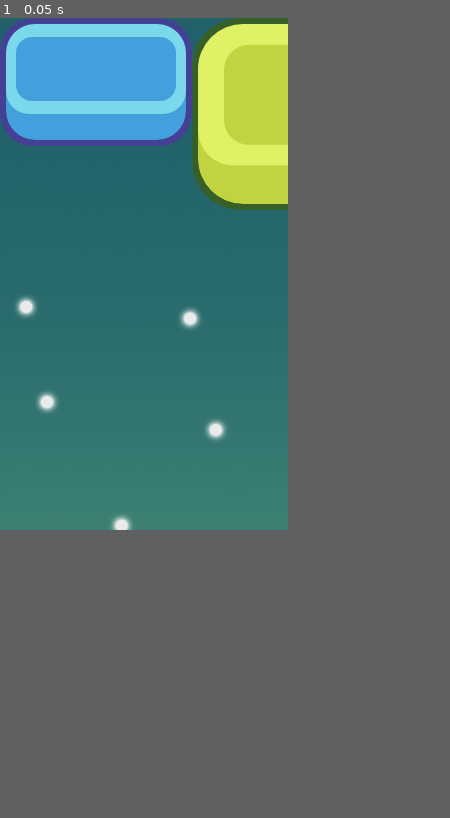
Above: before the commit, frame 1.
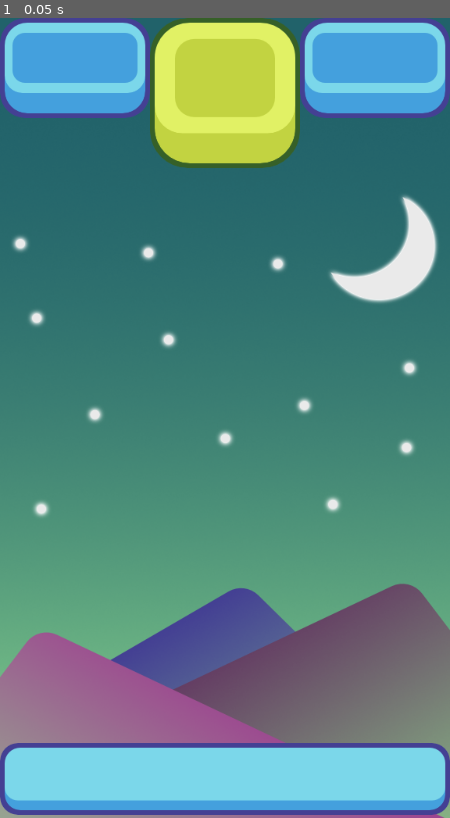
Above: after the commit, the same moment.

Repository: bip-bop-developers/godot-match-3
Game: Godot game, scene res://Scenes/game_window.tscn
Same seed, same stepped clock (60 frames per second), same inputs: the game is played once before the commit and once after it. Before the commit the project has no main scene; this scene is started directly in both runs.
Inputs:
- Up to frame 1 (0.05 s): no input
In our replay, the window is 288x512 before the commit and 450x800 after it. These sizes can differ from the game's own. Grey fills any space a smaller window leaves; there, only what the larger window draws over its background counts as a difference.

The runs differ from the first frame. In frame 1, 60% of the frame differs, in the area x 0-100%, y 0-100%.

Commit message:
feat: implement tutorial 3
Pieces grid script initialised and pieces name parameterized

Diff:
--- a/Scenes/blue_piece.tscn
+++ b/Scenes/blue_piece.tscn
@@ -4,6 +4,7 @@
 [ext_resource path="res://art/pieces/Blue Piece.png" type="Texture" id=2]
 
 [node name="blue_piece" instance=ExtResource( 1 )]
+color = "blue"
 
 [node name="Sprite" parent="." index="0"]
 texture = ExtResource( 2 )
--- a/Scenes/game_window.tscn
+++ b/Scenes/game_window.tscn
@@ -1,8 +1,9 @@
-[gd_scene load_steps=4 format=2]
+[gd_scene load_steps=5 format=2]
 
 [ext_resource path="res://art/background 2.png" type="Texture" id=1]
 [ext_resource path="res://art/Top UI v 2.png" type="Texture" id=2]
 [ext_resource path="res://art/Bottom UI v 2.png" type="Texture" id=3]
+[ext_resource path="res://Scripts/grid.gd" type="Script" id=4]
 
 [node name="game_window" type="Node2D"]
 
@@ -30,3 +31,11 @@
 __meta__ = {
 "_edit_use_anchors_": false
 }
+
+[node name="grid" type="Node2D" parent="."]
+script = ExtResource( 4 )
+width = 8
+height = 10
+x_start = 64
+y_start = 800
+offset = 64
--- a/Scenes/green_piece.tscn
+++ b/Scenes/green_piece.tscn
@@ -4,6 +4,7 @@
 [ext_resource path="res://art/pieces/Green Piece.png" type="Texture" id=2]
 
 [node name="green_piece" instance=ExtResource( 1 )]
+color = "green"
 
 [node name="Sprite" parent="." index="0"]
 texture = ExtResource( 2 )
--- a/Scenes/light_green_piece.tscn
+++ b/Scenes/light_green_piece.tscn
@@ -4,6 +4,7 @@
 [ext_resource path="res://art/pieces/Light Green Piece.png" type="Texture" id=2]
 
 [node name="light_green_piece" instance=ExtResource( 1 )]
+color = "light_green"
 
 [node name="Sprite" parent="." index="0"]
 texture = ExtResource( 2 )
--- a/Scenes/orange_piece.tscn
+++ b/Scenes/orange_piece.tscn
@@ -4,6 +4,7 @@
 [ext_resource path="res://art/pieces/Orange Piece.png" type="Texture" id=2]
 
 [node name="orange_piece" instance=ExtResource( 1 )]
+color = "orange"
 
 [node name="Sprite" parent="." index="0"]
 texture = ExtResource( 2 )
--- a/Scenes/piece.tscn
+++ b/Scenes/piece.tscn
@@ -1,6 +1,9 @@
-[gd_scene format=2]
+[gd_scene load_steps=2 format=2]
+
+[ext_resource path="res://Scripts/piece.gd" type="Script" id=1]
 
 [node name="piece" type="Node2D"]
+script = ExtResource( 1 )
 
 [node name="Sprite" type="Sprite" parent="."]
 scale = Vector2( 0.5, 0.5 )
--- a/Scenes/pink_piece.tscn
+++ b/Scenes/pink_piece.tscn
@@ -4,6 +4,7 @@
 [ext_resource path="res://art/pieces/Pink Piece.png" type="Texture" id=2]
 
 [node name="pink_piece" instance=ExtResource( 1 )]
+color = "pink"
 
 [node name="Sprite" parent="." index="0"]
 texture = ExtResource( 2 )
--- a/Scenes/yellow_piece.tscn
+++ b/Scenes/yellow_piece.tscn
@@ -4,6 +4,8 @@
 [ext_resource path="res://art/pieces/Yellow Piece.png" type="Texture" id=2]
 
 [node name="yellow_piece" instance=ExtResource( 1 )]
+position = Vector2( 1, 0 )
+color = "yellow"
 
 [node name="Sprite" parent="." index="0"]
 texture = ExtResource( 2 )
--- /dev/null
+++ b/Scripts/grid.gd
@@ -0,0 +1,26 @@
+extends Node2D
+
+# Grid variables
+export (int) var width;
+export (int) var height;
+export (int) var x_start;
+export (int) var y_start;
+export (int) var offset;
+
+var all_pieces = [];
+
+# Called when the node enters the scene tree for the first time.
+func _ready():
+	all_pieces = make_2d_array();
+
+func make_2d_array():
+	var array = [];
+	for i in width:
+		array.append([])
+		for j in height:
+			array[i].append(null);
+	return array;
+
+# Called every frame. 'delta' is the elapsed time since the previous frame.
+#func _process(delta):
+#	pass
--- /dev/null
+++ b/Scripts/piece.gd
@@ -0,0 +1,13 @@
+extends Node2D
+
+export (String) var color;
+
+
+# Called when the node enters the scene tree for the first time.
+func _ready():
+	pass # Replace with function body.
+
+
+# Called every frame. 'delta' is the elapsed time since the previous frame.
+#func _process(delta):
+#	pass
--- a/project.godot
+++ b/project.godot
@@ -16,14 +16,15 @@
 [application]
 
 config/name="Godot Match 3"
+run/main_scene="res://Scenes/game_window.tscn"
 config/icon="res://icon.png"
 
 [display]
 
 window/size/width=576
 window/size/height=1024
-window/size/test_width=288
-window/size/test_height=512
+window/size/test_width=576
+window/size/test_height=1024
 window/stretch/aspect="keep_width"
 
 [input]
